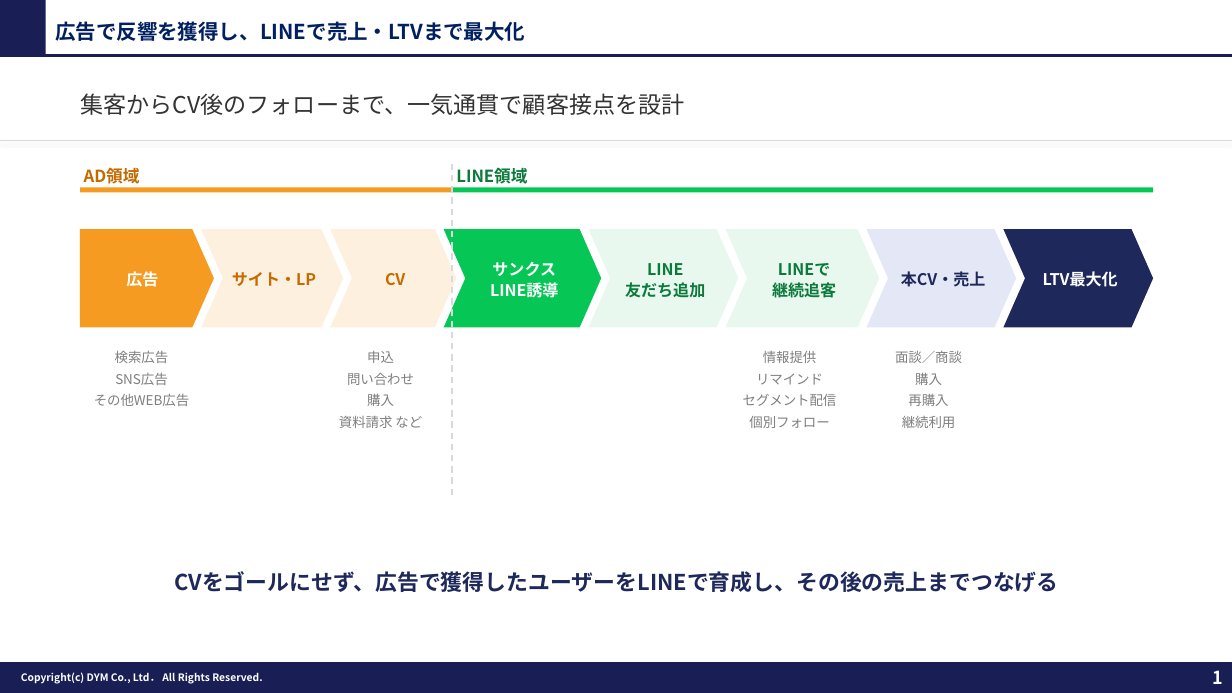
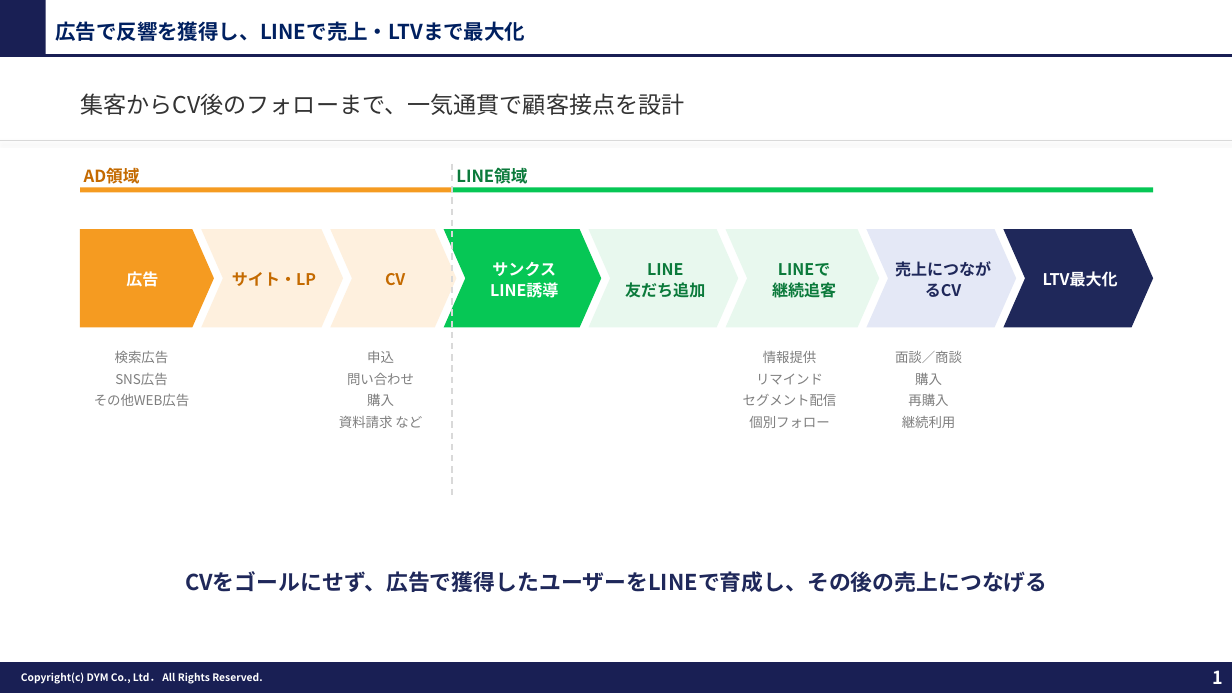
Before and after one commit to tonomura-r-dev/folder, a slide deck: slide 1 of 20261006_サンクスLINE誘導のご提案_業界別ver2.0.pptx. Drawn at 1232x693 pixels with LibreOffice and Linux fonts; fonts in the diff are those of the drawing; background and template pictures are left out. Boxes give left, top, right and bottom in pixels: in the first picture for what was removed or moved away, otherwise in the second. Text is boxed around its words. In the diff, an @@ line names an element or a change of style, - is before the commit and + after.

```diff
--- a/20261006_サンクスLINE誘導のご提案_業界別ver2.0.pptx
+++ b/20261006_サンクスLINE誘導のご提案_業界別ver2.0.pptx
@@ text at [895, 261, 991, 297]: text changed @@
-本CV・売上
+売上につながるCV
@@ text at [185, 571, 1047, 592]: text changed @@
-CVをゴールにせず、広告で獲得したユーザーをLINEで育成し、その後の売上までつなげる
+CVをゴールにせず、広告で獲得したユーザーをLINEで育成し、その後の売上につなげる
```
Also in this commit, not shown: 2 other slides changed, 8 other files.
